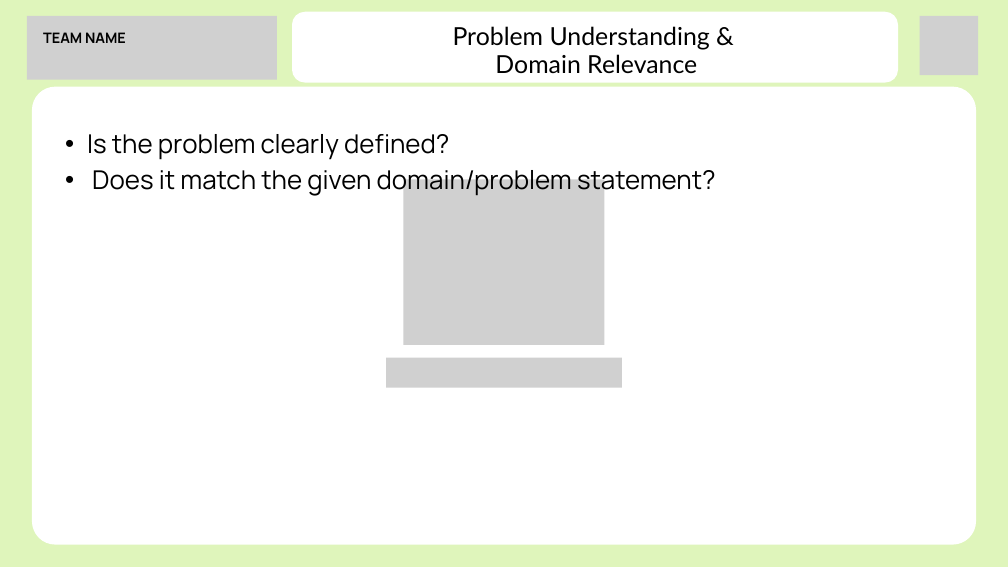
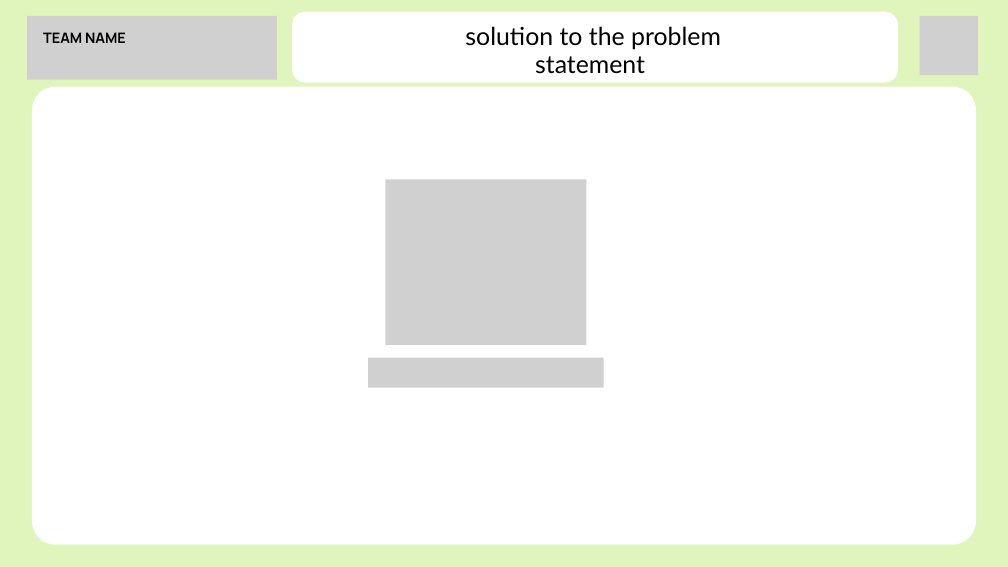
Before and after one commit to NikitaBhushanwar/SankalpBharat_2k26, a slide deck: slide 2 of public/PPT sankalp.pptx. Drawn at 1008x567 pixels with LibreOffice and Linux fonts; fonts in the diff are those of the drawing; grey boxes stand for pictures. Boxes give left, top, right and bottom in pixels: in the first picture for what was removed or moved away, otherwise in the second. Text is boxed around its words. In the diff, an @@ line names an element or a change of style, - is before the commit and + after.

```diff
--- a/public/PPT sankalp.pptx
+++ b/public/PPT sankalp.pptx
@@ text at <box>465,26,721,74</box>: text changed @@
-Problem Understanding &
-Domain Relevance
+solution to the problem statement
@@ text removed at <box>87,134,716,196</box> @@
-  • Is the problem clearly defined?
-  • Does it match the given domain/problem statement?
@@ picture: place and size @@
-picture at <box>404,179,605,345</box>
+picture at <box>386,179,587,345</box>
@@ picture: place and size @@
-picture at <box>386,358,622,388</box>
+picture at <box>368,358,604,388</box>
```
Also in this commit, not shown: 3 other slides changed, 1 slide added, 3 slides removed, 10 other files.
